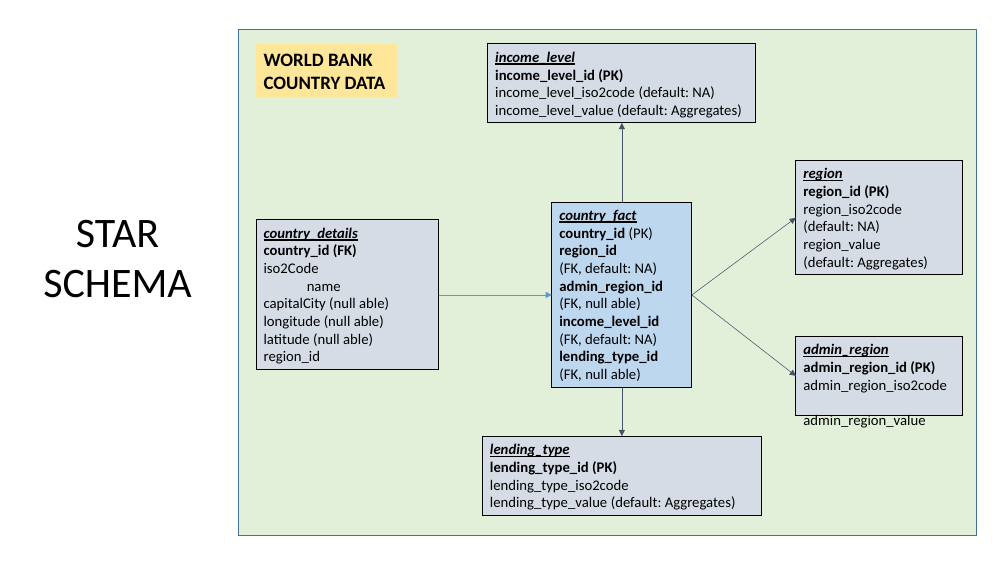
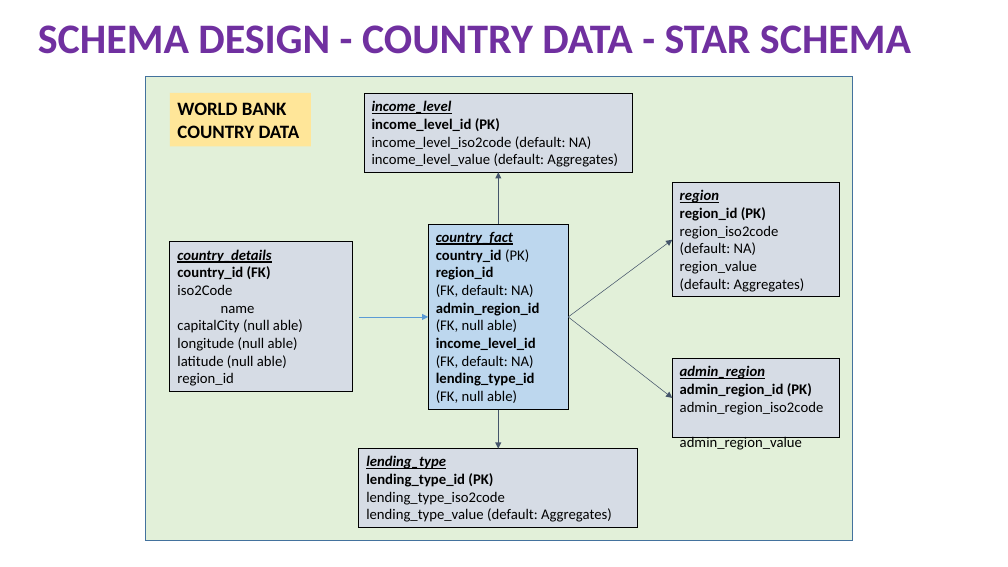
Before and after one commit to Vikyphoenix/Mudano, a slide deck: slide 2 of analysis/postgres_schema_design.pptx. Drawn at 1008x567 pixels with LibreOffice and Linux fonts; fonts in the diff are those of the drawing. Boxes give left, top, right and bottom in pixels: in the first picture for what was removed or moved away, otherwise in the second. Text is boxed around its words. In the diff, an @@ line names an element or a change of style, - is before the commit and + after.

Commit message:
design

```diff
--- a/analysis/postgres_schema_design.pptx
+++ b/analysis/postgres_schema_design.pptx
@@ text added at [38, 25, 911, 54], 40 pt, text #7030A0, bold @@
+SCHEMA DESIGN - COUNTRY DATA - STAR SCHEMA
@@ rectangle: place and size @@
-rectangle at [238, 29, 977, 536]
+rectangle at [145, 76, 853, 541]
@@ rectangle "WORLD BANK": place and size @@
-rectangle "WORLD BANK" at [256, 44, 397, 98]
+rectangle "WORLD BANK" at [170, 93, 311, 147]
@@ rectangle "income_level": place and size @@
-rectangle "income_level" at [488, 44, 756, 123]
+rectangle "income_level" at [364, 94, 633, 172]
@@ arrow moved from (622, 202) - (622, 123) to (498, 224) - (498, 172) @@
@@ text removed at [43, 219, 191, 298] @@
-STAR
-SCHEMA
@@ rectangle "country_details": place and size @@
-rectangle "country_details" at [256, 220, 439, 371]
+rectangle "country_details" at [170, 242, 353, 392]
@@ 3 rectangles, 2 arrows: place and size @@
-3 rectangles, 2 arrows at [552, 160, 963, 415]
+3 rectangles, 2 arrows at [429, 182, 839, 437]
@@ arrow moved from (439, 295) - (552, 295) to (359, 317) - (429, 317) @@
@@ arrow moved from (622, 388) - (622, 436) to (498, 410) - (498, 448) @@
@@ rectangle "lending_type": place and size @@
-rectangle "lending_type" at [482, 436, 761, 515]
+rectangle "lending_type" at [359, 448, 638, 527]
```
Also in this commit, not shown: 1 other slide changed, 2 other files.
